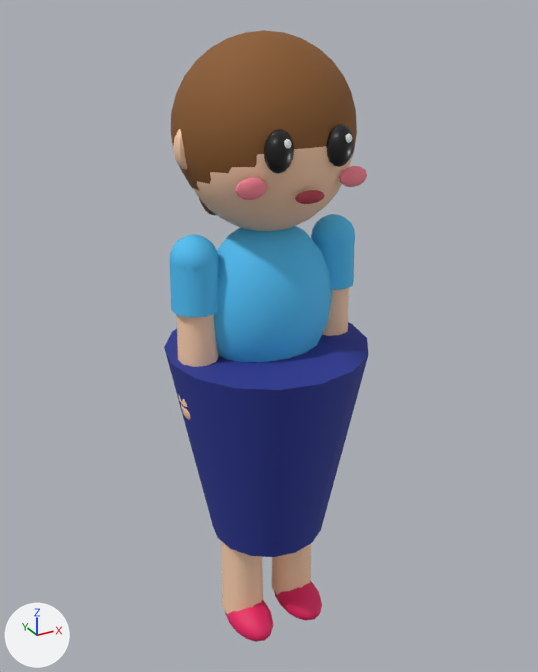
An edit to the glTF model 3d/assets/dina_person.glb, drawn before and after from the same camera.
The view is the same before and after, from a 50 mm camera at (-0.664, -1.215, 1.32) aimed at (0.029, 0.044, 0.69). The lights are fixed; the arrows at lower left show +X, +Y and +Z. The picture after the commit comes second. Where no turn or scale is listed for an object, it has been applied to the vertices.

Names of what the first picture shows: 'Arm_L.001', 'Arm_R.001', 'Body.001', 'Leg_L.001', 'Leg_R.001'.
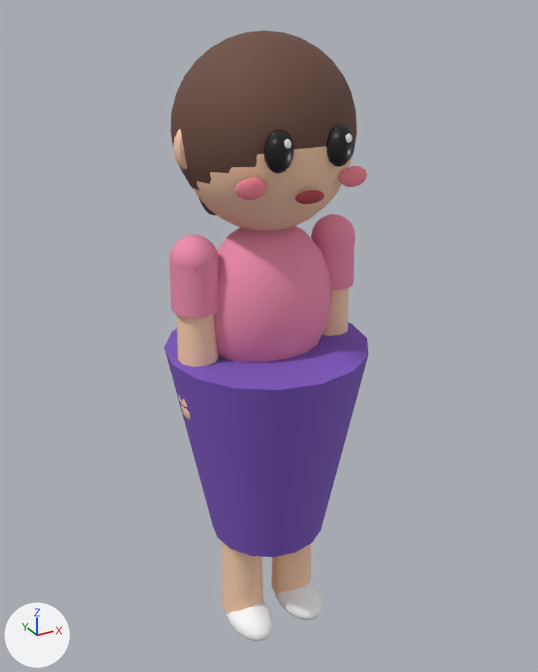
The change in detail:
Material 'Top' (mat_top) changes colour from blue #4fc3f7 to pink #f48fb1; in linear values from (0.0782, 0.546, 0.93) to (0.905, 0.275, 0.44).
Material 'Bottom' (mat_bottom) changes colour from blue #283593 to purple #7e57c2; in linear values from (0.0212, 0.0356, 0.292) to (0.209, 0.0953, 0.539).
Material 'Hair' (mat_hair) changes colour from brown #8b5a2b to brown #6d4c41; in linear values from (0.258, 0.102, 0.0242) to (0.153, 0.0723, 0.0529).
Material 'Shoes' (mat_shoes) changes colour from pink #e91e63 to white #ffffff; in linear values from (0.815, 0.013, 0.125) to (1.0, 1.0, 1.0).

Where the change shows, as pixel boxes [x1, y1, x2, y2] in the pictures (538 x 672 px):
'Body.001', recoloured: [164, 30, 369, 557] in both
'Arm_R.001', recoloured: [169, 234, 219, 420] in both
'Leg_R.001', recoloured (pink to white): [221, 541, 273, 642] in both
'Arm_L.001', recoloured: [311, 214, 355, 336] in both
'Leg_L.001', recoloured (pink to white): [272, 544, 322, 620] in both
